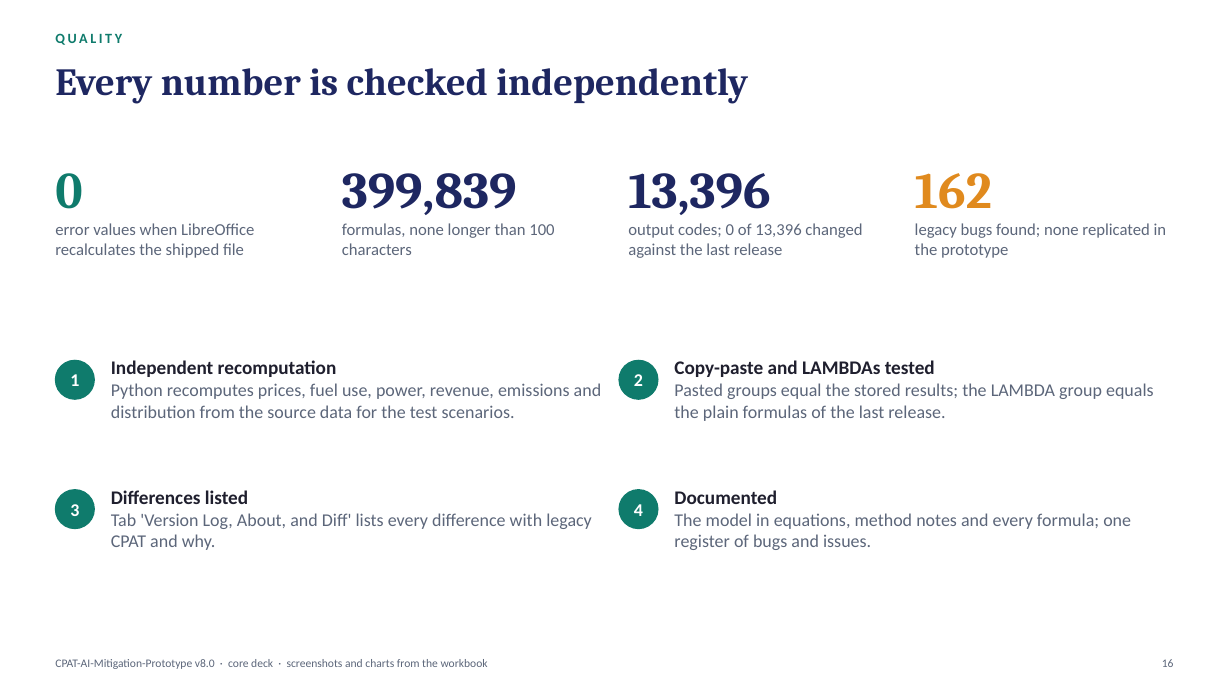
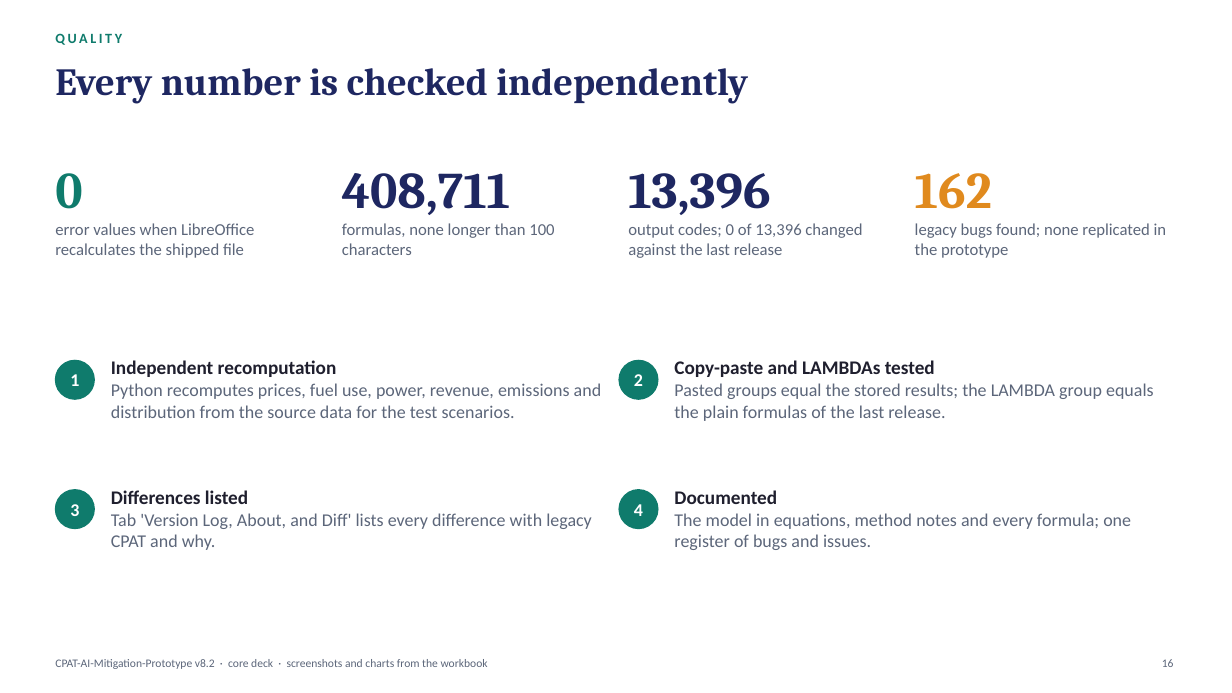
Before and after one commit to cpmodelai/cpat_ai, a slide deck: slide 16 of excel_ai/CPAT-AI_Overview_latest.pptx. Drawn at 1232x693 pixels with LibreOffice and Linux fonts; fonts in the diff are those of the drawing. Boxes give left, top, right and bottom in pixels: in the first picture for what was removed or moved away, otherwise in the second. Text is boxed around its words. In the diff, an @@ line names an element or a change of style, - is before the commit and + after.

```diff
--- a/excel_ai/CPAT-AI_Overview_latest.pptx
+++ b/excel_ai/CPAT-AI_Overview_latest.pptx
@@ text at (342,173,510,215): text changed @@
-399,839
+408,711
@@ text at (55,659,488,669): text changed @@
-CPAT-AI-Mitigation-Prototype v8.0 · core deck · screenshots and charts from the workbook
+CPAT-AI-Mitigation-Prototype v8.2 · core deck · screenshots and charts from the workbook
```
Also in this commit, not shown: 16 other slides changed, 57 other files.
